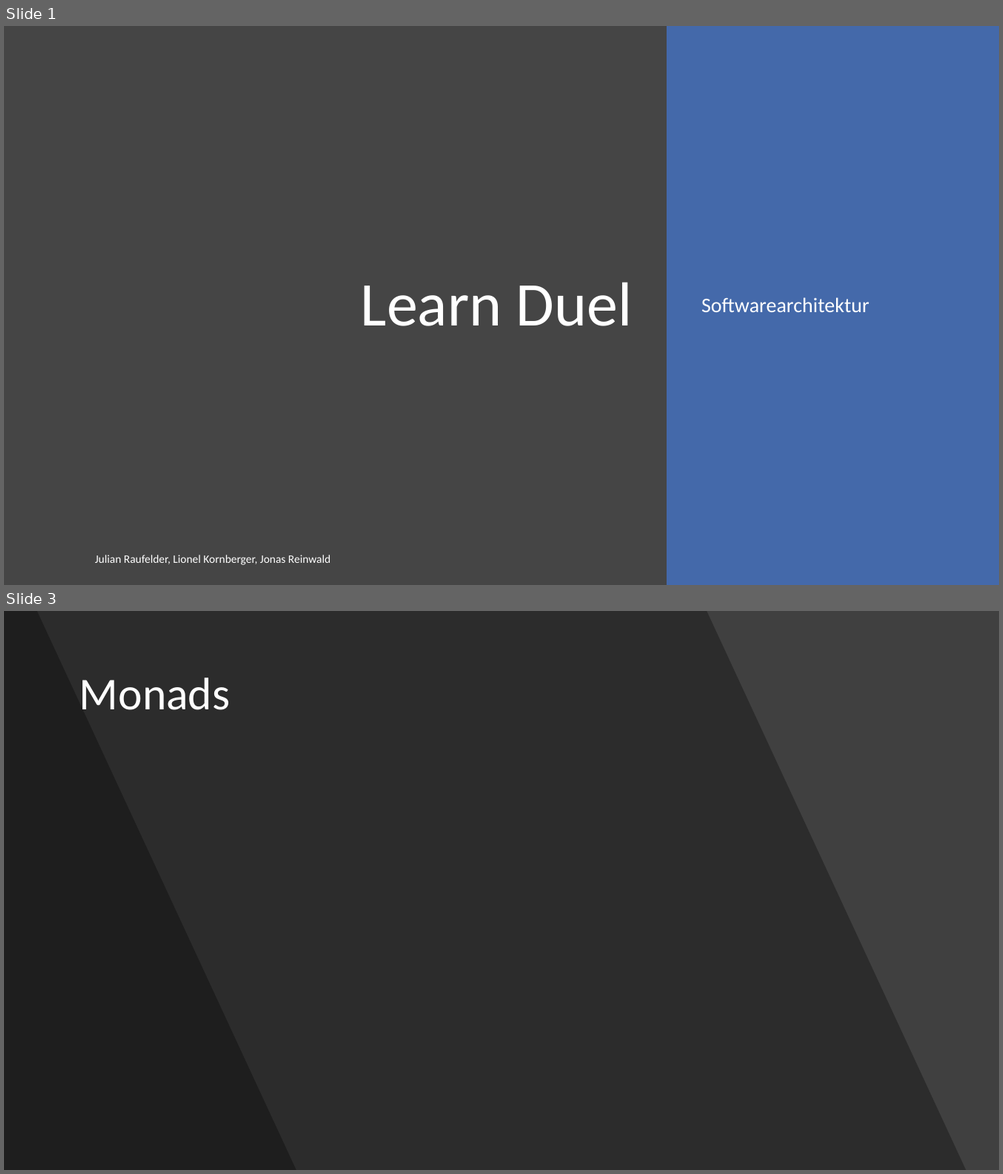
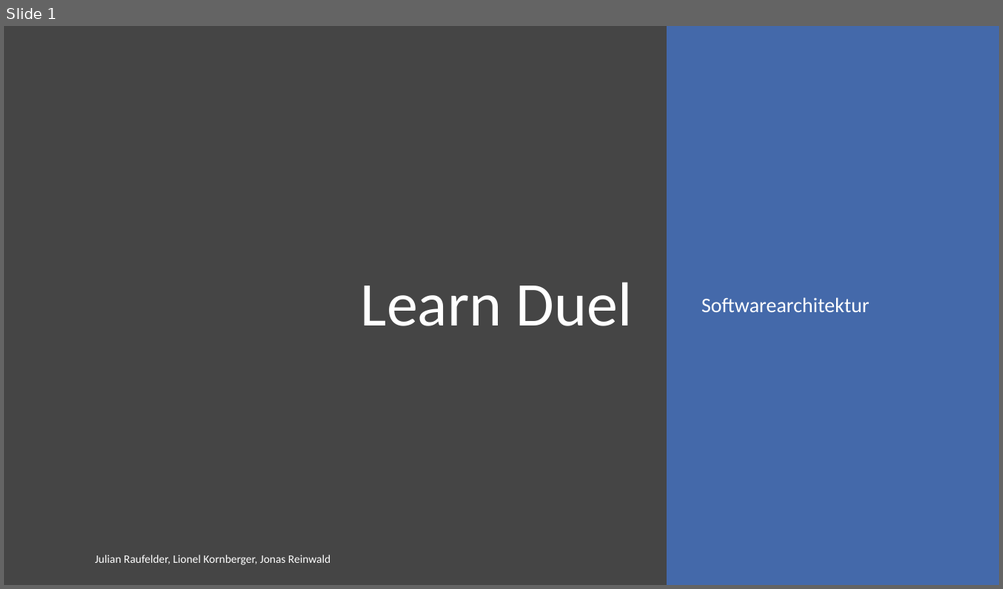
Before and after one commit to webbureaucrat/learn-duel, a slide deck: swar_learn_duel.pptx. Shown one above the other, each under a label of ours: slides 1 and 3 before the commit, slide 1 after it; the slides between them are not shown. The pictures are 1003x1174 and 1003x589 pixels, drawn with LibreOffice and Linux fonts; fonts in the diff are those of the drawing. Boxes give left, top, right and bottom in pixels: in the first picture for what was removed or moved away, otherwise in the second. Text is boxed around its words. In the diff, an @@ line names an element or a change of style, - is before the commit and + after.

```diff
--- a/swar_learn_duel.pptx
+++ b/swar_learn_duel.pptx
@@ slide 3 removed at <box>4,611,999,1170</box>, background #404040 @@
@@ freeform shape removed at <box>4,611,966,1170</box> @@
@@ freeform shape removed at <box>4,611,296,1170</box> @@
@@ title removed at <box>79,678,230,710</box> @@
-Monads
```
Also in this commit, not shown: 9 slides changed, 11 slides added, 1 other slide removed.
